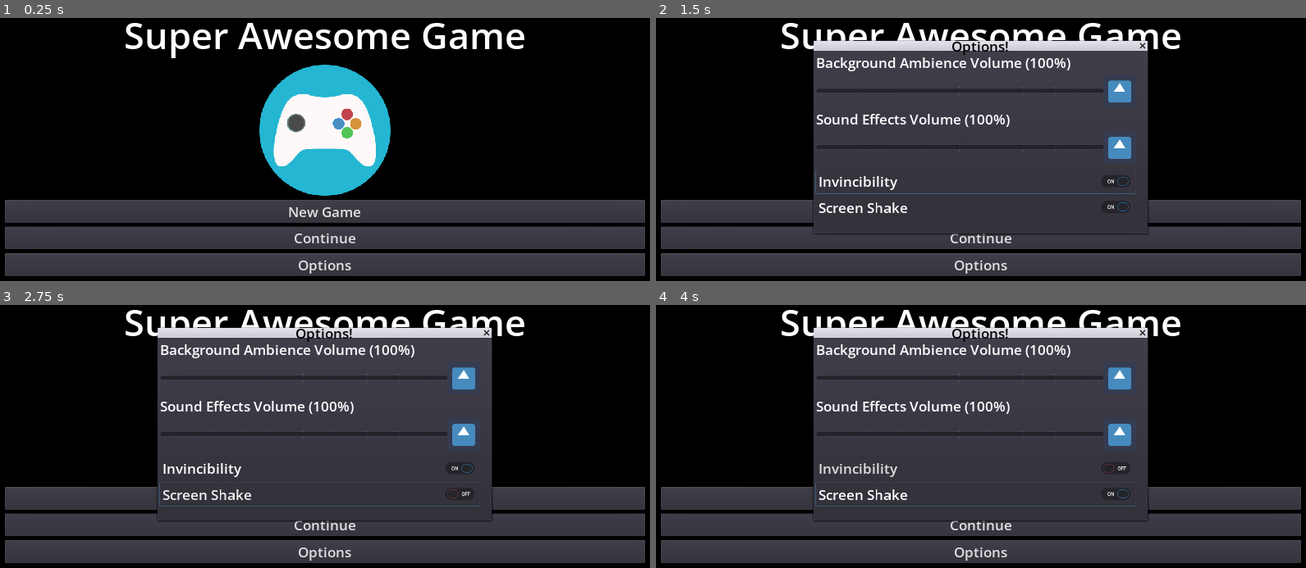
Above: before the commit, frames 1-4 (two rows, left to right).
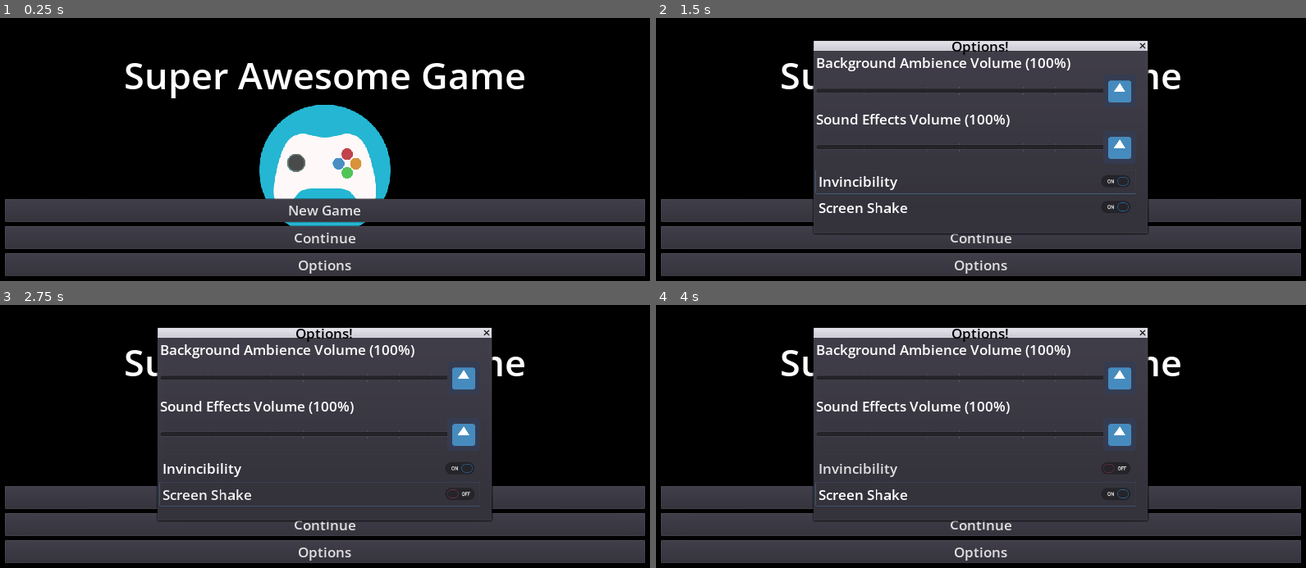
Above: after the commit, the same moments.

Repository: nightblade9/turbo
Game: Godot game, scene res://contexts/pregame/scenes/GameLoaderScene.tscn
Same seed, same stepped clock (60 frames per second), same inputs: the game is played once before the commit and once after it. The engine's default icon, where the game draws it, is replaced by a stand-in: a white triangle on a blue panel in a dark square.
Inputs:
- Up to frame 1 (0.25 s): no input
- Up to frame 2 (1.5 s): click "Options" at 0.5 s; click "Invincibility" at 1.25 s
- Up to frame 3 (2.75 s): click "Screen Shake" at 2 s
- Up to frame 4 (4 s): click "Invincibility" at 2.75 s; click "Screen Shake" at 3.5 s

The runs differ from the first frame. In frame 1, 13% of the frame differs, in the area x 0-100%, y 1-86%; in frame 2, 2.5%; in frame 3, 2.5%; in frame 4, 2.5%.

Commit message:
Title: add keyboard and joypad navigation support.

Diff:
--- a/source/contexts/pregame/scenes/TitleScene.gd
+++ b/source/contexts/pregame/scenes/TitleScene.gd
@@ -1,8 +1,34 @@
 extends Control
 
+# used for joypad input
+var _selected_button_index:int = -1
+onready var _buttons = $MarginContainer/VBoxContainer/Buttons.get_children()
+
 const OptionsDialog = preload("res://contexts/options/OptionsDialog.tscn")
+
+# Used for joypad input; link buttons with up/down
+func _ready():
+	# used for joypad and keyboard input
+	for i in range(len(_buttons)):
+		var me:Button = _buttons[i]
+		var next:Button = _buttons[i + 1] if i < len(_buttons) - 1 else _buttons[0]
+		var previous:Button = _buttons[i - 1] if i > 0 else _buttons[len(_buttons) - 1]
+
+		me.focus_neighbour_bottom = next.get_path()
+		me.focus_neighbour_top = previous.get_path()
 
 func _on_OptionsButton_pressed() -> void:
 	var options_dialog = OptionsDialog.instance()
 	add_child(options_dialog)
 	options_dialog.popup()
+
+# Used for joypad/keyboard input
+func _unhandled_input(event):
+	if _selected_button_index == -1 and \
+		(
+			(event is InputEventJoypadMotion or event is InputEventJoypadButton) or \
+			(event is InputEventKey)
+		):
+		_selected_button_index = 0
+		var current_button:Button = _buttons[_selected_button_index]
+		current_button.grab_focus()
--- a/source/contexts/pregame/scenes/TitleScene.tscn
+++ b/source/contexts/pregame/scenes/TitleScene.tscn
@@ -31,18 +31,18 @@
 alignment = 1
 
 [node name="Label" type="Label" parent="MarginContainer/VBoxContainer"]
-margin_top = 83.0
+margin_top = 162.0
 margin_right = 1248.0
-margin_bottom = 182.0
+margin_bottom = 261.0
 custom_fonts/font = ExtResource( 2 )
 text = "Super Awesome Game"
 align = 1
 valign = 1
 
 [node name="CenterContainer" type="CenterContainer" parent="MarginContainer/VBoxContainer"]
-margin_top = 190.0
+margin_top = 269.0
 margin_right = 1248.0
-margin_bottom = 446.0
+margin_bottom = 525.0
 
 [node name="TextureRect" type="TextureRect" parent="MarginContainer/VBoxContainer/CenterContainer"]
 margin_left = 496.0
@@ -50,22 +50,27 @@
 margin_bottom = 256.0
 texture = ExtResource( 1 )
 
-[node name="NewGameButton" type="Button" parent="MarginContainer/VBoxContainer"]
-margin_top = 454.0
-margin_right = 1248.0
-margin_bottom = 499.0
+[node name="Buttons" type="Node" parent="MarginContainer/VBoxContainer"]
+
+[node name="NewGameButton" type="Button" parent="MarginContainer/VBoxContainer/Buttons"]
+margin_left = 16.0
+margin_top = 470.0
+margin_right = 1264.0
+margin_bottom = 515.0
 text = "New Game"
 
-[node name="ContinueButton" type="Button" parent="MarginContainer/VBoxContainer"]
-margin_top = 507.0
-margin_right = 1248.0
-margin_bottom = 552.0
+[node name="ContinueButton" type="Button" parent="MarginContainer/VBoxContainer/Buttons"]
+margin_left = 16.0
+margin_top = 523.0
+margin_right = 1264.0
+margin_bottom = 568.0
 text = "Continue"
 
-[node name="OptionsButton" type="Button" parent="MarginContainer/VBoxContainer"]
-margin_top = 560.0
-margin_right = 1248.0
-margin_bottom = 605.0
+[node name="OptionsButton" type="Button" parent="MarginContainer/VBoxContainer/Buttons"]
+margin_left = 16.0
+margin_top = 576.0
+margin_right = 1264.0
+margin_bottom = 621.0
 text = "Options"
 
-[connection signal="pressed" from="MarginContainer/VBoxContainer/OptionsButton" to="." method="_on_OptionsButton_pressed"]
+[connection signal="pressed" from="MarginContainer/VBoxContainer/Buttons/OptionsButton" to="." method="_on_OptionsButton_pressed"]
